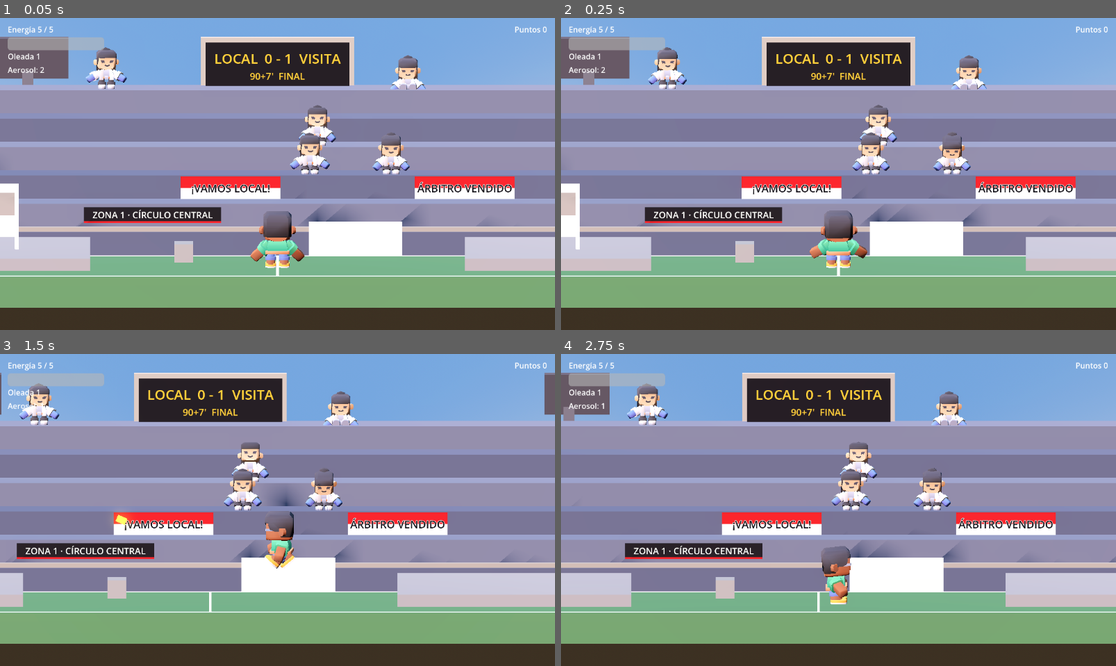
Above: before the commit, frames 1-4 (two rows, left to right).
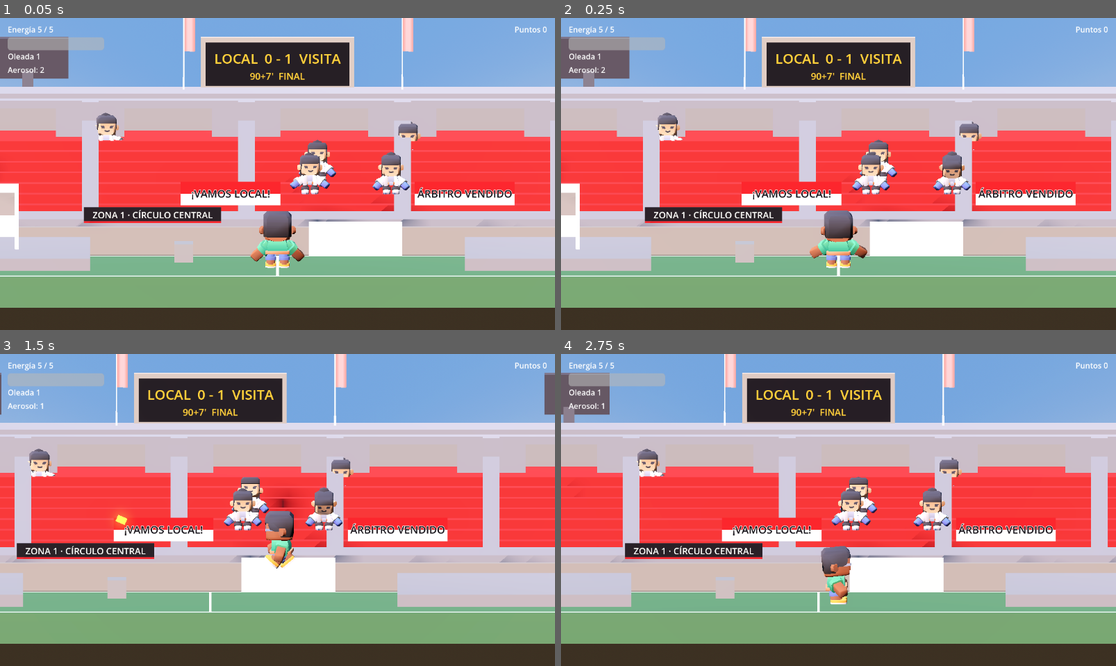
Above: after the commit, the same moments.

Repository: allan-gomez-creator/Barrasbalas
Game: Godot game, scene res://main.tscn
Same seed, same stepped clock (60 frames per second), same inputs: the game is played once before the commit and once after it.
Inputs (mouse positions are in pixels of both pictures, inside the frame that each line leads up to):
- Up to frame 1 (0.05 s): no input
- Up to frame 2 (0.25 s): no input
- Up to frame 3 (1.5 s): tap Enter at 0.5 s; move the mouse to (399, 494) at 0.52 s; hold D (move_right) 0.53-1.28 s; right-click (399, 494) at 0.6 s; tap Space (saltar) at 0.77 s; move the mouse to (166, 525) at 1.27 s; hold A (move_left) from 1.28 s (still down); click (166, 525) at 1.35 s
- Up to frame 4 (2.75 s): tap Space (saltar) at 1.52 s; move the mouse to (894, 441) at 2.02 s; release A (move_left) at 2.03 s; hold D (move_right) from 2.03 s (still down); tap Shift (esquivar) at 2.1 s

The runs differ from the first frame. In frame 1, 47% of the frame differs, in the area x 0-100%, y 0-77%; in frame 2, 47%; in frame 3, 47%; in frame 4, 48%.

Commit message:
Gradas y banderas del Racing Kit

Diff:
--- a/escenario.tscn
+++ b/escenario.tscn
@@ -7,6 +7,7 @@
 [ext_resource type="Script" path="res://meta.gd" id="6_meta"]
 [ext_resource type="Script" path="res://luces_estadio.gd" id="7_luces"]
 [ext_resource type="Script" path="res://zonas.gd" id="8_zonas"]
+[ext_resource type="Script" path="res://gradas.gd" id="9_gradas"]
 
 [sub_resource type="StandardMaterial3D" id="MatCancha"]
 albedo_color = Color(0.3, 0.48, 0.32, 1)
@@ -374,6 +375,7 @@
 shape = SubResource("BordeForma")
 
 [node name="Gradas" type="Node3D" parent="."]
+script = ExtResource("9_gradas")
 
 [node name="Muro" type="MeshInstance3D" parent="Gradas"]
 transform = Transform3D(1, 0, 0, 0, 1, 0, 0, 0, 1, 22.5, 0.45, -2.15)
--- /dev/null
+++ b/gradas.gd
@@ -0,0 +1,125 @@
+extends Node3D
+# Lunes 23 - Allan: las gradas del estadio con el Racing Kit de Kenney (CC0),
+# que consiguió Martín. Ver CREDITOS.txt.
+# Las filas grises de antes (Fila1 a Fila6) se esconden y en su lugar se pone una
+# fila de tribunas de Kenney a lo largo de todo el estadio:
+#  - la estructura blanca se pinta de gris concreto (si no, encandila),
+#  - las sillas toman el color de cada zona (rojo, verde, azul),
+#  - los hinchas del nodo Publico se sientan sobre las sillas,
+#  - y arriba van banderas.
+# Es solo decorado: no tiene colisión.
+
+const TRIBUNA = preload("res://assets/estadio/racing-kit/grandStand.glb")
+const TRIBUNA_TECHO = preload("res://assets/estadio/racing-kit/grandStandCovered.glb")
+const BANDERA_ROJA = preload("res://assets/estadio/racing-kit/flagRed.glb")
+const BANDERA_VERDE = preload("res://assets/estadio/racing-kit/flagGreen.glb")
+
+@export var escala = 5.0           # cada tribuna de Kenney mide 1 x 0.9 x 1: x 5 = 5 m de ancho, 4.5 de alto
+@export var desde_x = -16.0        # donde empieza la fila de tribunas
+@export var hasta_x = 62.0         # donde termina
+@export var frente_z = -3.0        # el frente de las tribunas (los letreros de zona van justo delante)
+@export var con_techo: Array[int] = [7, 11]   # qué tribunas llevan techo (lejos del marcador y de las torres)
+@export var color_concreto = Color(0.55, 0.56, 0.6)
+
+# Las sillas de cada zona: (hasta qué x llega la zona, color).
+var colores_zona = [[15.3, Color(0.78, 0.16, 0.16)], [45.3, Color(0.16, 0.52, 0.26)], [999.0, Color(0.18, 0.3, 0.72)]]
+
+# Medidas del modelo de Kenney (sin escalar):
+const MODELO_X0 = -0.35            # la tribuna va de x = -0.35 a 0.65
+const MODELO_FRENTE_Z = -0.65      # su frente está en z = -0.65
+const SILLA_FRENTE = Vector2(-0.75, 0.24)   # (z, y) de la primera fila de sillas
+const SILLA_FONDO = Vector2(-1.53, 0.62)    # (z, y) de la última fila
+
+# Banderas arriba de las gradas (x, roja o verde). Lejos de las torres de luz.
+var banderas = [[-12.0, "roja"], [-3.0, "roja"], [4.0, "roja"],
+	[18.0, "verde"], [25.0, "verde"], [38.0, "verde"],
+	[47.0, "roja"], [57.0, "verde"]]
+
+var concreto = null
+
+
+func _ready():
+	for fila in ["Fila1", "Fila2", "Fila3", "Fila4", "Fila5", "Fila6"]:
+		var nodo = get_node_or_null(fila)
+		if nodo:
+			nodo.visible = false
+	concreto = StandardMaterial3D.new()
+	concreto.albedo_color = color_concreto
+	armar_tribunas()
+	armar_banderas()
+	sentar_hinchas()
+
+
+func armar_tribunas():
+	var i = 0
+	var x = desde_x
+	while x < hasta_x:
+		var modelo = TRIBUNA_TECHO if i in con_techo else TRIBUNA
+		var tribuna = modelo.instantiate()
+		tribuna.name = "Tribuna%d" % (i + 1)
+		tribuna.scale = Vector3.ONE * escala
+		tribuna.position = Vector3(x - MODELO_X0 * escala, 0, z_del_modelo(0.0))
+		add_child(tribuna)
+		pintar(tribuna, color_de_zona(x + escala / 2.0))
+		x += escala
+		i += 1
+
+
+# Dónde va el centro del modelo para que su frente quede en frente_z.
+func z_del_modelo(_extra):
+	return frente_z - MODELO_FRENTE_Z * escala
+
+
+func color_de_zona(x):
+	for z in colores_zona:
+		if x < z[0]:
+			return z[1]
+	return colores_zona[-1][1]
+
+
+# La estructura blanca pasa a concreto y las sillas rojas al color de la zona.
+func pintar(tribuna, color_sillas):
+	var sillas = StandardMaterial3D.new()
+	sillas.albedo_color = color_sillas
+	for malla in tribuna.find_children("*", "MeshInstance3D", true, false):
+		for s in malla.mesh.get_surface_count():
+			var mat = malla.mesh.surface_get_material(s)
+			var nombre = mat.resource_name if mat else ""
+			if nombre == "red":
+				malla.set_surface_override_material(s, sillas)
+			elif nombre == "grey" or nombre == "_defaultMat":
+				malla.set_surface_override_material(s, concreto)
+
+
+func armar_banderas():
+	var arriba = 0.9 * escala                  # la parte de arriba de las tribunas
+	var fondo = frente_z - 0.9 * escala        # casi al fondo de las tribunas
+	for b in banderas:
+		var bandera = (BANDERA_ROJA if b[1] == "roja" else BANDERA_VERDE).instantiate()
+		bandera.scale = Vector3.ONE * 2.0     # el palo de Kenney mide 1.25: x 2 = 2.5 m
+		# En el modelo el palo está en x = -0.33, z = -0.67.
+		bandera.position = Vector3(b[0] + 0.66, arriba - 0.1, fondo + 1.34)
+		add_child(bandera)
+
+
+# Los hinchas estaban en las filas grises de antes. Se reparten igual de
+# adelante hacia atrás, pero ahora sobre las sillas de las tribunas nuevas.
+func sentar_hinchas():
+	var publico = get_node_or_null("../Publico")
+	if publico == null:
+		return
+	var hinchas = publico.get_children().filter(func(n): return n is Node3D)
+	if hinchas.is_empty():
+		return
+	var z_min = INF
+	var z_max = -INF
+	for h in hinchas:
+		z_min = minf(z_min, h.position.z)
+		z_max = maxf(z_max, h.position.z)
+	var centro_z = z_del_modelo(0.0)
+	for h in hinchas:
+		# t = 0 la fila de adelante, t = 1 la de atrás.
+		var t = 0.0 if z_max == z_min else (z_max - h.position.z) / (z_max - z_min)
+		var silla = SILLA_FRENTE.lerp(SILLA_FONDO, 0.08 + 0.5 * t)   # filas de abajo y del medio: arriba los tapa la estructura
+		h.position.z = centro_z + silla.x * escala
+		h.position.y = silla.y * escala + 0.35   # un poco más arriba, para que se les vea el torso
--- a/zonas.gd
+++ b/zonas.gd
@@ -17,14 +17,14 @@
 	 "trapos": [[51.0, "AL TÚNEL NO LLEGA"]]},
 ]
 
-const Z_LETRERO = -2.95    # frente de la fila 2 de las gradas
+const Z_LETRERO = -2.93    # justo delante del frente de las tribunas
 
 # Lunes 23 (tarde): el arco es del "Soccer Field" de OpenGameArt (CC0), que
 # consiguió Martín. El archivo trae toda una cancha; aquí solo se usa un arco.
 const MODELO_CANCHA = preload("res://assets/estadio/soccer-field/Soccer Field.fbx")
 @export var arco_x = -10.5       # dónde va el arco (detrás de la tribuna izquierda, zona 1)
 @export var escala_arco = 2.35   # el arco viene de 1.04 de alto: x 2.35 = 2.44 m, el alto real
-const Z_TRAPO = -3.95      # frente de la fila 3
+const Z_TRAPO = -2.96      # colgados del frente de las tribunas
 
 
 func _ready():
Not shown, changed: CREDITOS.txt
Not shown, added: assets/estadio/racing-kit/License.txt
Binary file added: assets/estadio/racing-kit/flagGreen.glb
Not shown, added: assets/estadio/racing-kit/flagGreen.glb.import
Binary file added: assets/estadio/racing-kit/flagRed.glb
Not shown, added: assets/estadio/racing-kit/flagRed.glb.import
Binary file added: assets/estadio/racing-kit/grandStand.glb
Not shown, added: assets/estadio/racing-kit/grandStand.glb.import
Binary file added: assets/estadio/racing-kit/grandStandCovered.glb
Not shown, added: assets/estadio/racing-kit/grandStandCovered.glb.import
Not shown, added: gradas.gd.uid
